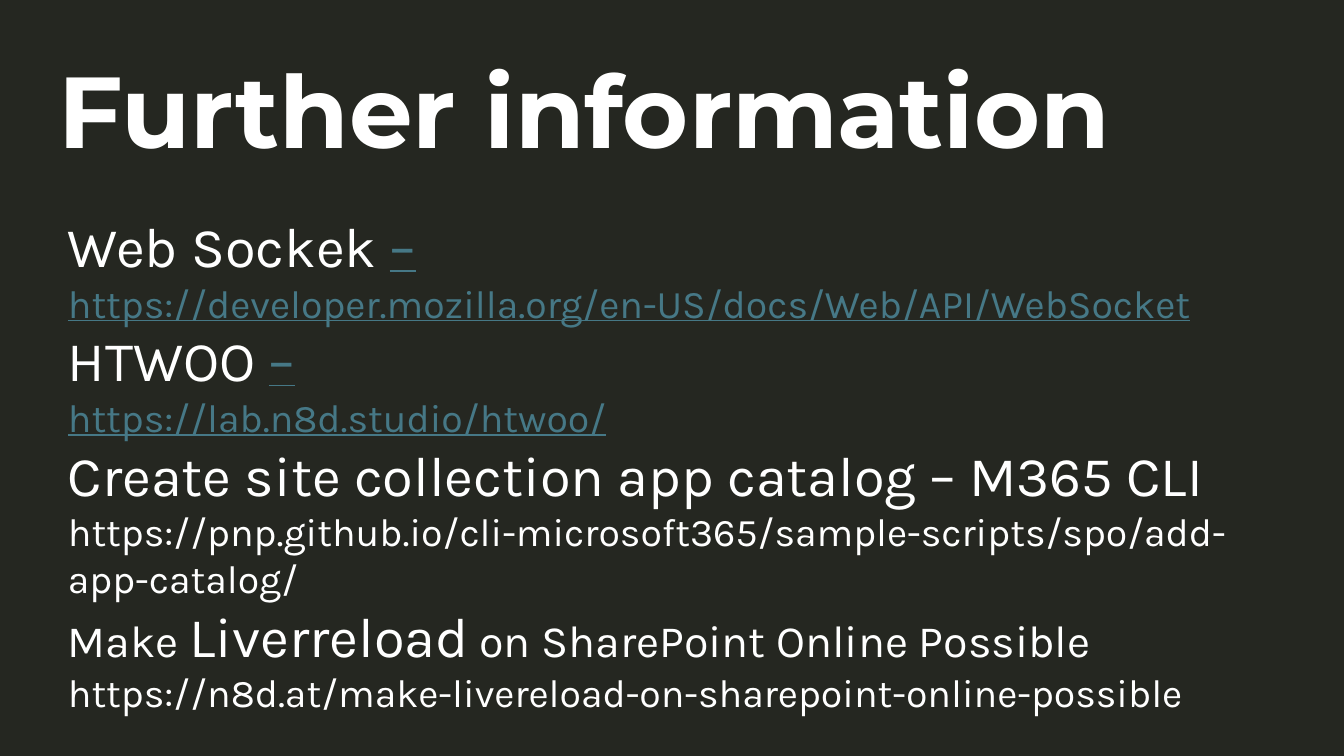
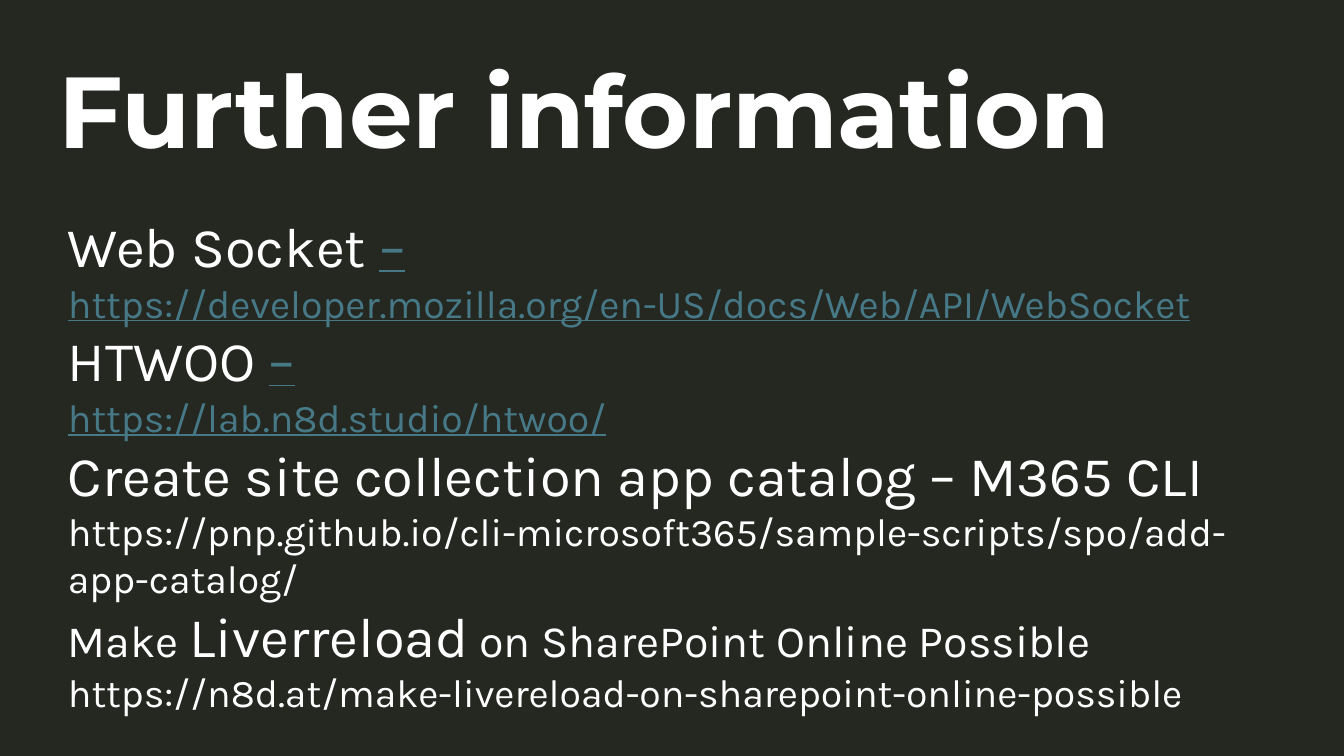
Before and after one commit to pnp/sp-livereload, a slide deck: slide 6 of docs/SPLiveRelaoder.pptx. Drawn at 1344x756 pixels with LibreOffice and Linux fonts; fonts in the diff are those of the drawing. Boxes give left, top, right and bottom in pixels: in the first picture for what was removed or moved away, otherwise in the second. Text is boxed around its words. In the diff, an @@ line names an element or a change of style, - is before the commit and + after.

Commit message:
Update presentation

```diff
--- a/docs/SPLiveRelaoder.pptx
+++ b/docs/SPLiveRelaoder.pptx
@@ text at (x1=68, y1=229, x2=1190, y2=441): text changed @@
-Web Sockek –
-https://developer.mozilla.org/en-US/docs/Web/API/WebSocket
-HTWOO –
-https://lab.n8d.studio/htwoo/
+Web Socket –
+https://developer.mozilla.org/en-US/docs/Web/API/WebSocket
+HTWOO –
+https://lab.n8d.studio/htwoo/
```
